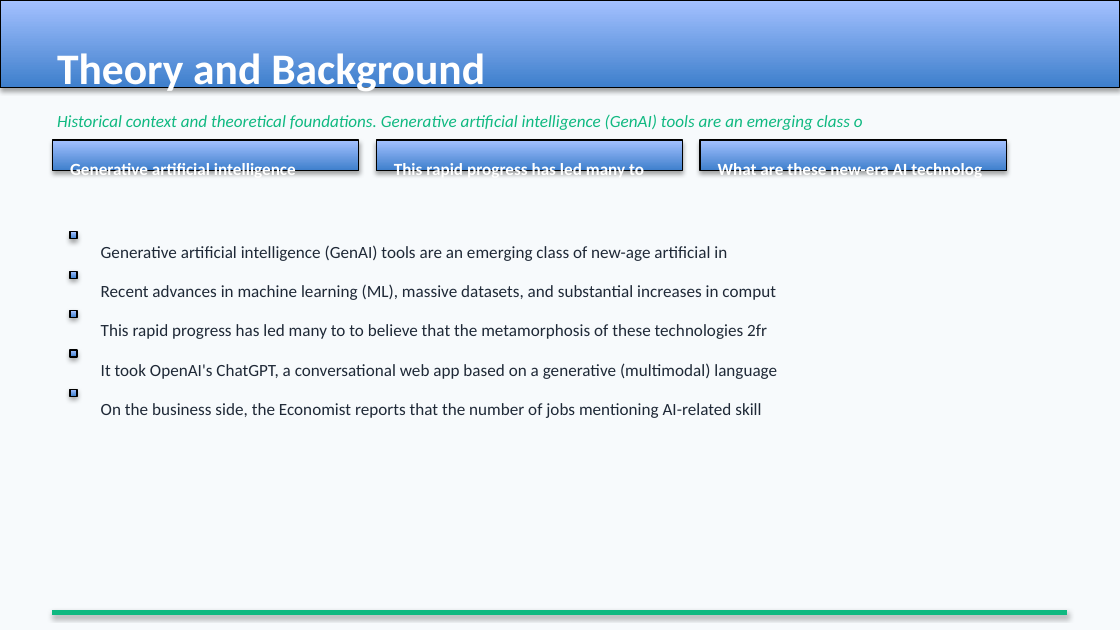
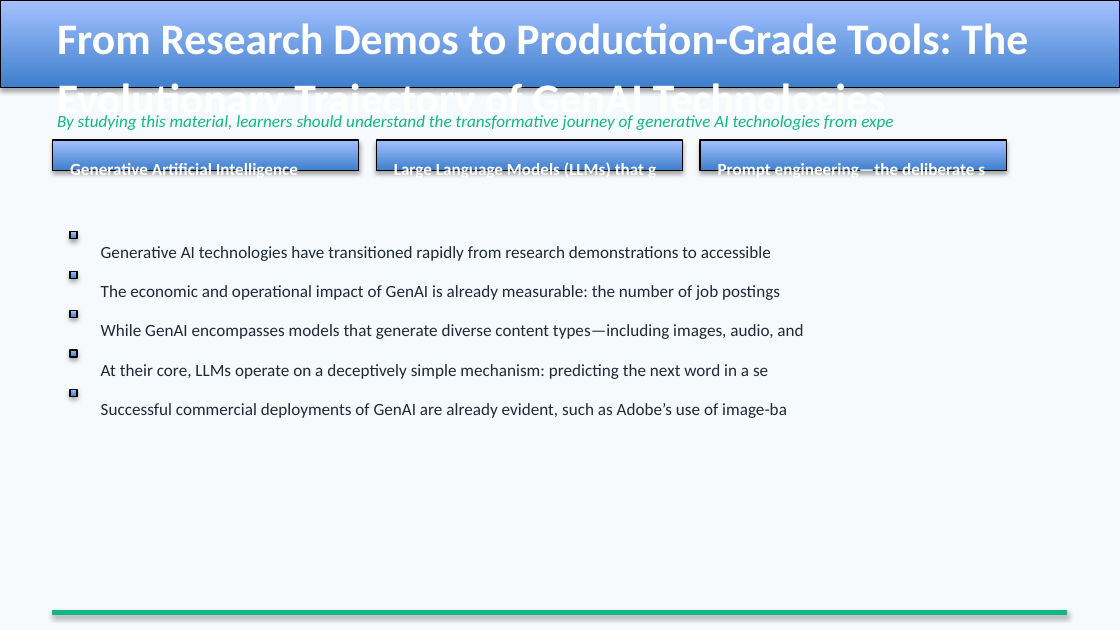
Before and after one commit to MahmoudAlyosify/Automated-Multimodal-Agent-PDF-to-Narrated-PowerPoint, a slide deck: slide 4 of Agentic Systems/6- PPTX Builder Agent/lecture.pptx. Drawn at 1120x630 pixels with LibreOffice and Linux fonts; fonts in the diff are those of the drawing. Boxes give left, top, right and bottom in pixels: in the first picture for what was removed or moved away, otherwise in the second. Text is boxed around its words. In the diff, an @@ line names an element or a change of style, - is before the commit and + after.

Commit message:
add audio to ppt

```diff
--- a/Agentic Systems/6- PPTX Builder Agent/lecture.pptx
+++ b/Agentic Systems/6- PPTX Builder Agent/lecture.pptx
@@ text at [57, 23, 1028, 125]: text changed @@
-Theory and Background
+From Research Demos to Production-Grade Tools: The Evolutionary Trajectory of GenAI Technologies
@@ text at [57, 115, 893, 130]: text changed @@
-Historical context and theoretical foundations. Generative artificial intelligence (GenAI) tools are an emerging class o
+By studying this material, learners should understand the transformative journey of generative AI technologies from expe
@@ text at [70, 161, 298, 180]: text changed @@
-Generative artificial intelligence
+Generative Artificial Intelligence
@@ text at [394, 161, 656, 180]: text changed @@
-This rapid progress has led many to
+Large Language Models (LLMs) that g
@@ text at [718, 161, 985, 180]: text changed @@
-What are these new-era AI technolog
+Prompt engineering—the deliberate s
@@ text at [101, 246, 771, 261]: text changed @@
-Generative artificial intelligence (GenAI) tools are an emerging class of new-age artificial in
+Generative AI technologies have transitioned rapidly from research demonstrations to accessible
@@ text at [101, 285, 780, 300]: text changed @@
-Recent advances in machine learning (ML), massive datasets, and substantial increases in comput
+The economic and operational impact of GenAI is already measurable: the number of job postings
@@ text at [101, 324, 803, 339]: text changed @@
-This rapid progress has led many to to believe that the metamorphosis of these technologies 2fr
+While GenAI encompasses models that generate diverse content types—including images, audio, and
@@ text at [101, 364, 768, 379]: text changed @@
-It took OpenAI's ChatGPT, a conversational web app based on a generative (multimodal) language
+At their core, LLMs operate on a deceptively simple mechanism: predicting the next word in a se
@@ text at [101, 403, 787, 418]: text changed @@
-On the business side, the Economist reports that the number of jobs mentioning AI-related skill
+Successful commercial deployments of GenAI are already evident, such as Adobe’s use of image-ba
```
Also in this commit, not shown: 7 other slides changed, 5 slides added, 5 slides removed, 14 other files.
